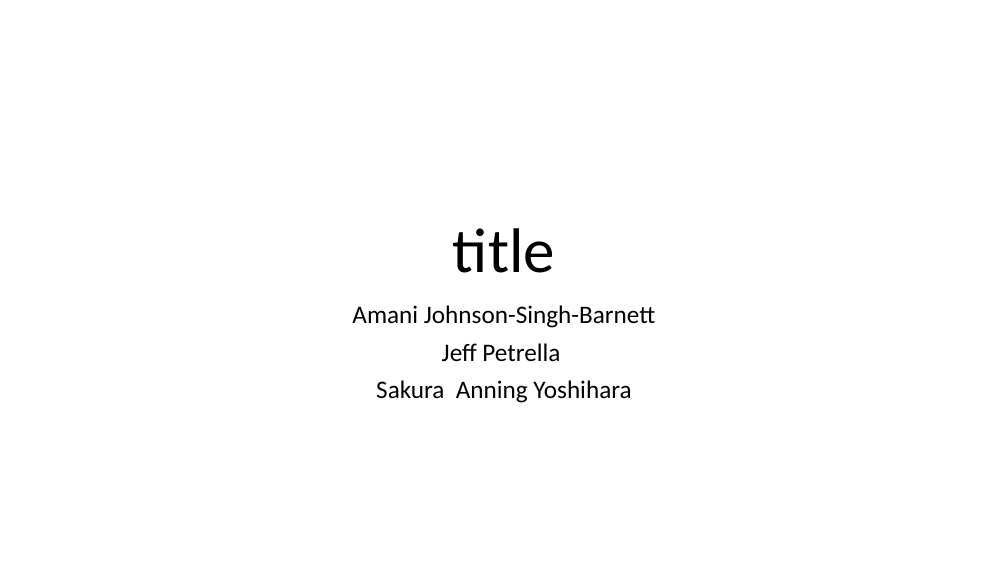
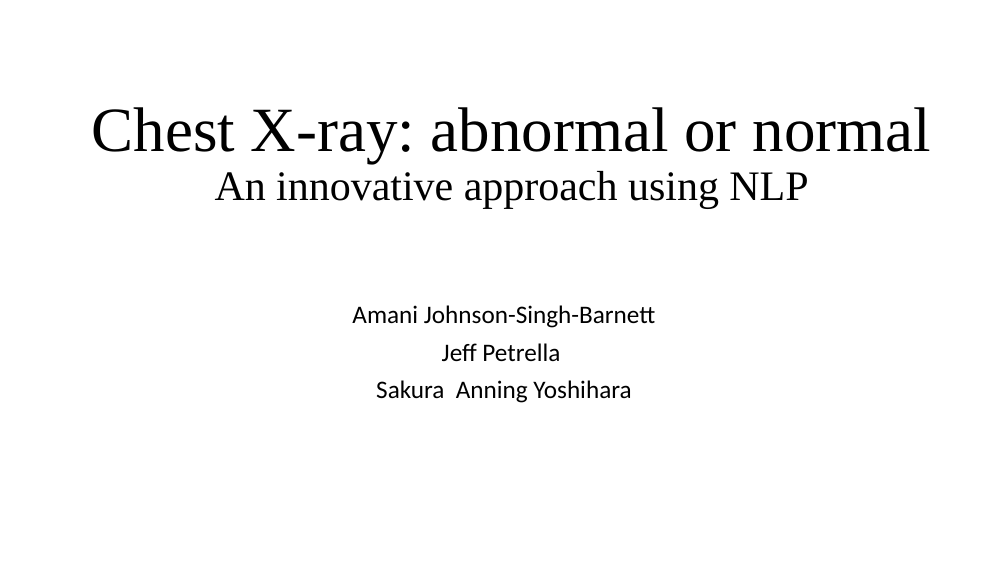
Before and after one commit to abarnett1999/AIPI-540-NLP-Team2-Project, a slide deck: slide 1 of AIPI540NLPpresentation.pptm. Drawn at 1008x567 pixels with LibreOffice and Linux fonts; fonts in the diff are those of the drawing. Boxes give left, top, right and bottom in pixels: in the first picture for what was removed or moved away, otherwise in the second. Text is boxed around its words. In the diff, an @@ line names an element or a change of style, - is before the commit and + after.

```diff
--- a/AIPI540NLPpresentation.pptm
+++ b/AIPI540NLPpresentation.pptm
@@ title "Chest X-ray: abnormal or normal ..." at (x1=92, y1=107, x2=931, y2=208): vertical alignment bottom to top @@
@@ title at (x1=92, y1=107, x2=931, y2=208): text changed; size 60 to 40 pt; font Calibri to Times New Roman @@
-title
+Chest X-ray: abnormal or normal
+An innovative approach using NLP
```
Also in this commit, not shown: 5 other slides changed, 2 slides added, 1 slide removed.
